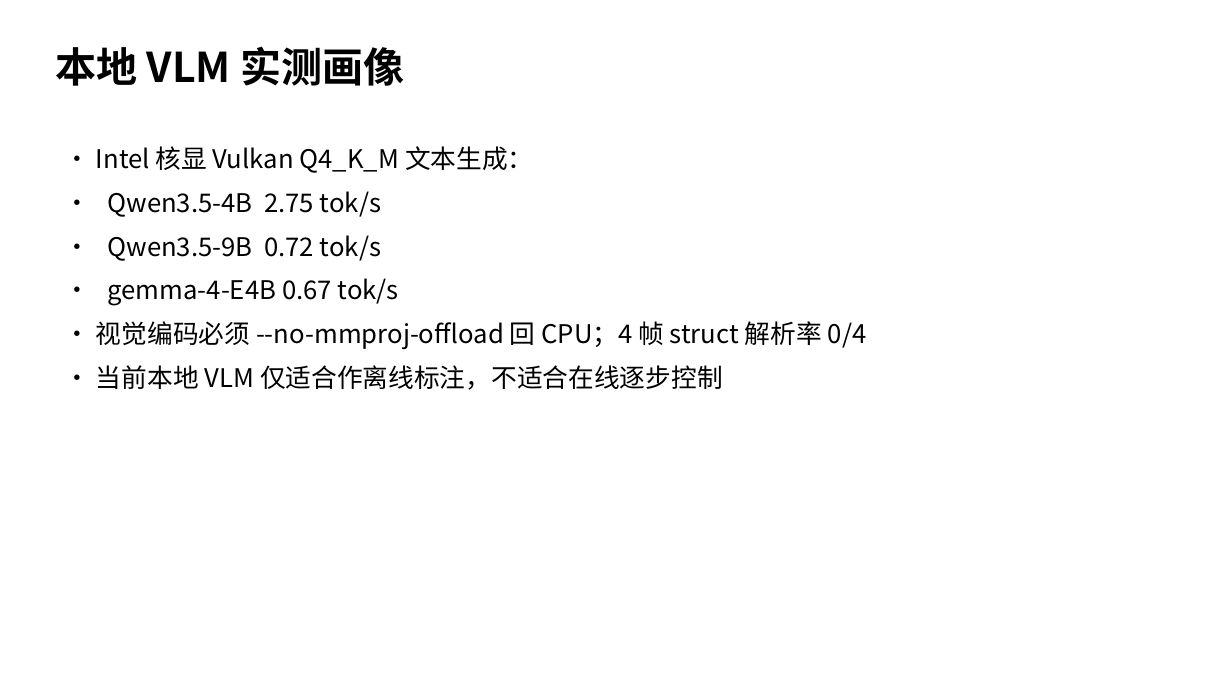
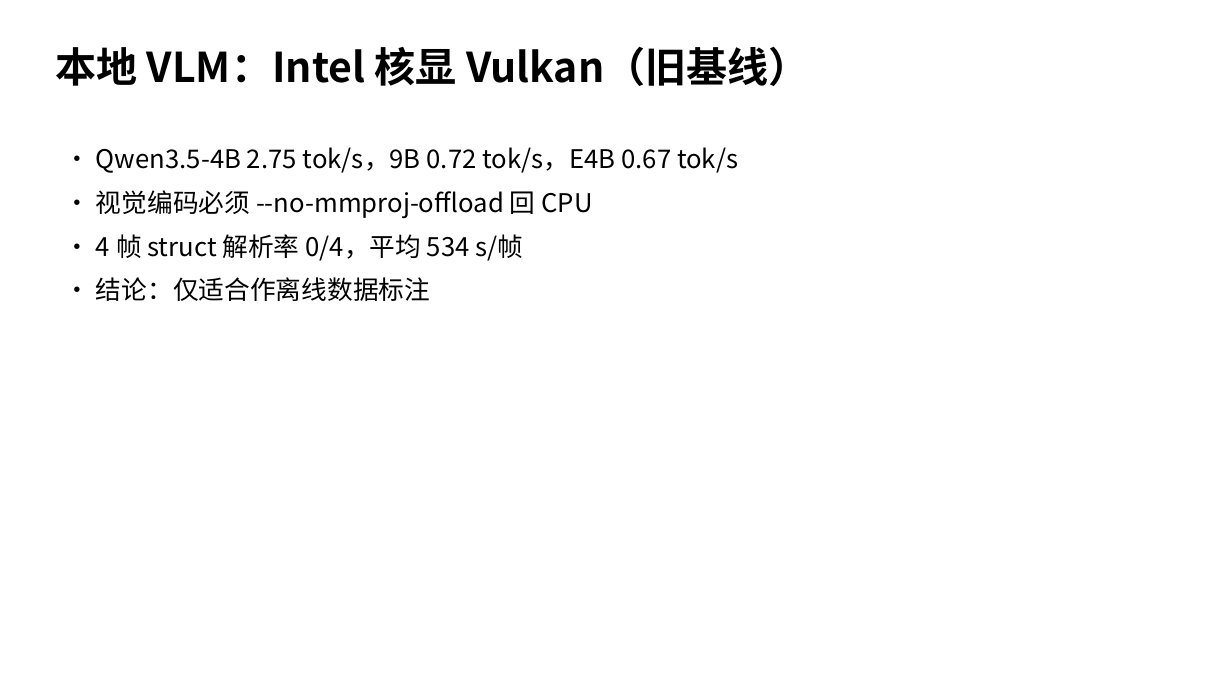
Before and after one commit to tzhazuma/smallgameagent, a slide deck: slide 7 of reports/smallgameagent_report.pptx. Drawn at 1232x693 pixels with LibreOffice and Linux fonts; fonts in the diff are those of the drawing. Boxes give left, top, right and bottom in pixels: in the first picture for what was removed or moved away, otherwise in the second. Text is boxed around its words. In the diff, an @@ line names an element or a change of style, - is before the commit and + after.

Commit message:
feat: RTX 5060 CUDA baseline, agent bus/memory, report fix
- Fix LaTeX/PDF generator (placeholder escaping, circled digits).
- RTX 5060 CUDA llama-server with KV-cache q4_0: Qwen3.5-4B 82.6 tok/s,
  gemma-4-E4B 39.9 tok/s; visual struct 8-frame parse_rate 0.75.
- Add AgentBus, MultiAgentOrchestrator, StrategyMemory, Critic role,
  multi-bus/multi-bus-memory modes.
- Add exp_multi_agent_matrix.py for gameplay matrix.
- Update REPORT.md / EXPERIMENT_RESULTS.md; regenerate PDF/PPTX.
- 641 pytest passed, ruff clean.

```diff
--- a/reports/smallgameagent_report.pptx
+++ b/reports/smallgameagent_report.pptx
@@ text at box(55, 46, 810, 86): text changed @@
-本地 VLM 实测画像
+本地 VLM：Intel 核显 Vulkan（旧基线）
@@ text at box(96, 147, 738, 301): text changed @@
-• Intel 核显 Vulkan Q4_K_M 文本生成：
-• Qwen3.5-4B 2.75 tok/s
-• Qwen3.5-9B 0.72 tok/s
-• gemma-4-E4B 0.67 tok/s
-• 视觉编码必须 --no-mmproj-offload 回 CPU；4 帧 struct 解析率 0/4
-• 当前本地 VLM 仅适合作离线标注，不适合在线逐步控制
+• Qwen3.5-4B 2.75 tok/s，9B 0.72 tok/s，E4B 0.67 tok/s
+• 视觉编码必须 --no-mmproj-offload 回 CPU
+• 4 帧 struct 解析率 0/4，平均 534 s/帧
+• 结论：仅适合作离线数据标注
```
Also in this commit, not shown: 3 slides added, 18 other files.
